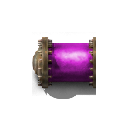
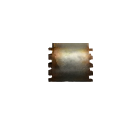
Layers edited between the first and the second 128px x 128px image:
hid "Layer 1" over [32, 32, 96, 99]
